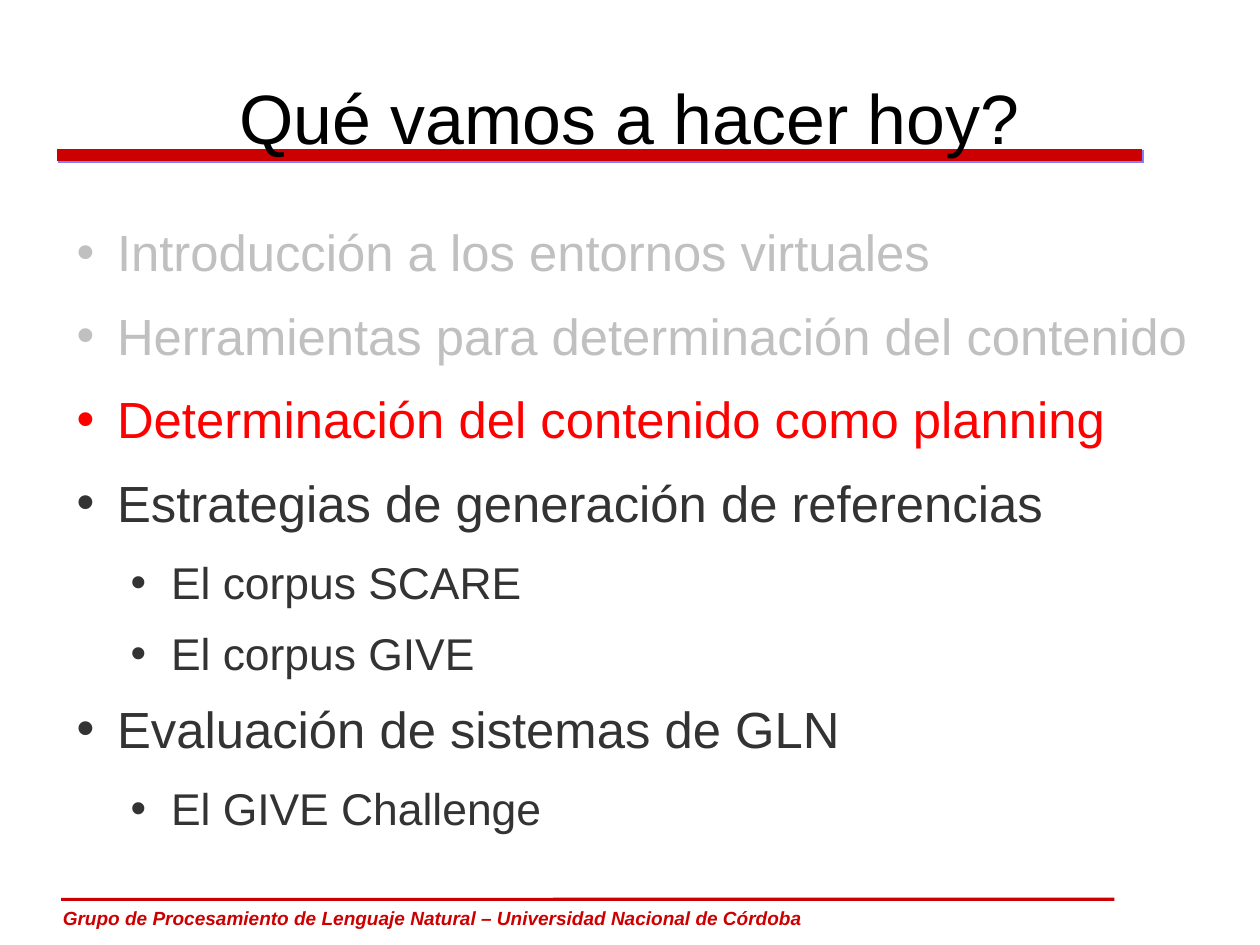
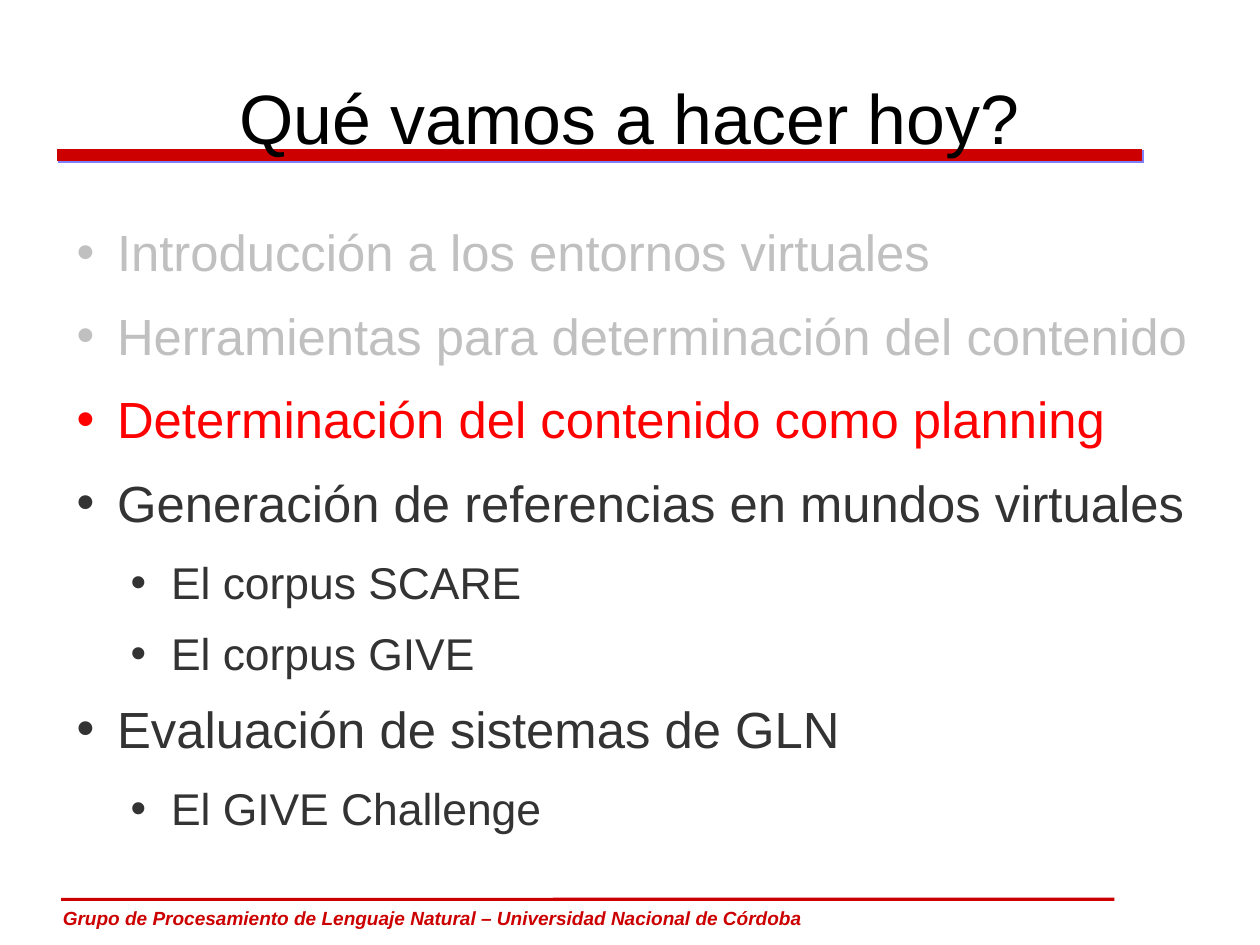
Before and after one commit to carlosareces/elic10, a slide deck: slide 3 of slides/dia5.odp (slide 2 before the commit). Drawn at 1260x945 pixels with LibreOffice and Linux fonts; fonts in the diff are those of the drawing; background and template pictures are left out. Boxes give left, top, right and bottom in pixels: in the first picture for what was removed or moved away, otherwise in the second. Text is boxed around its words. In the diff, an @@ line names an element or a change of style, - is before the commit and + after.

```diff
--- a/slides/dia5.odp
+++ b/slides/dia5.odp
@@ text at [117, 484, 1184, 523]: text changed @@
-• Estrategias de generación de referencias
+• Generación de referencias en mundos virtuales
```
Also in this commit, not shown: 8 other slides changed, 4 slides added.
